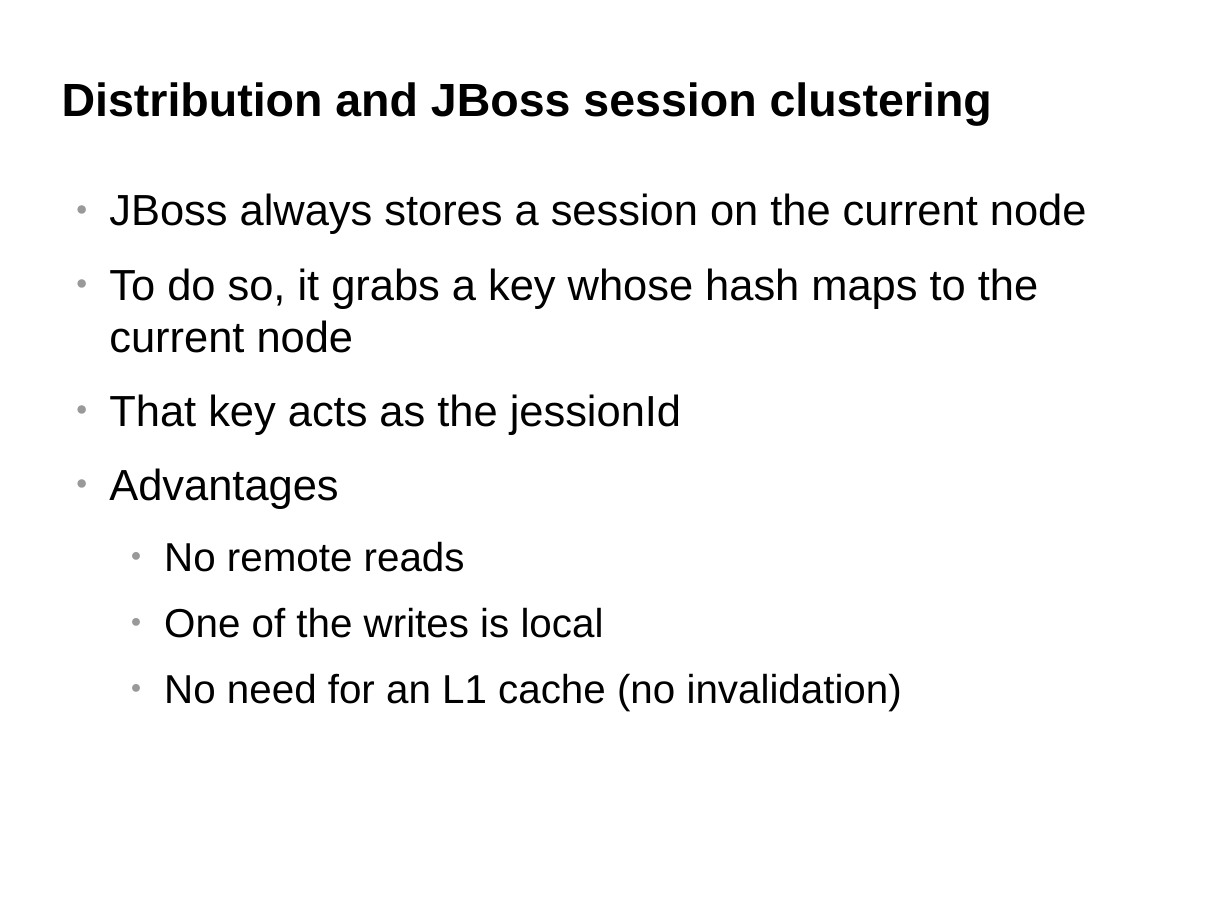
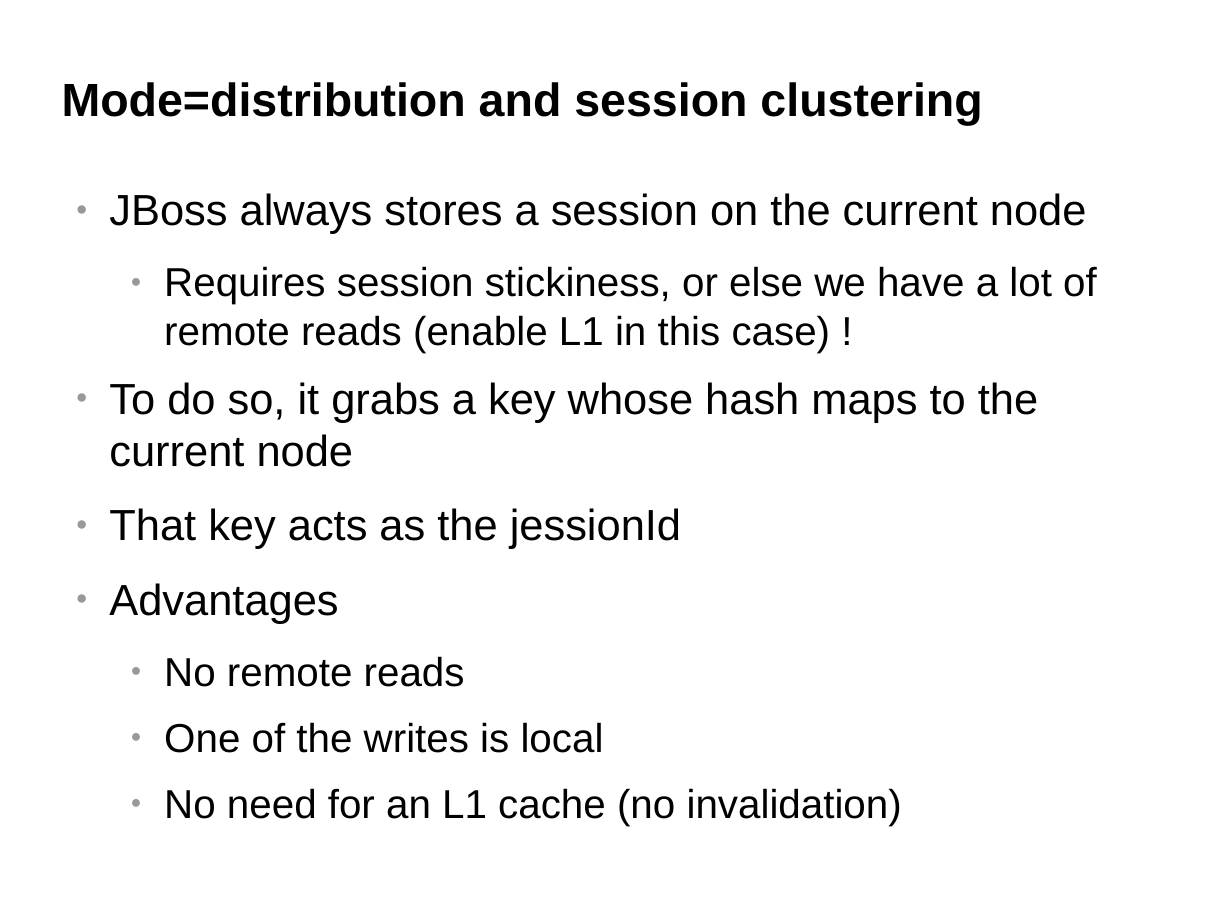
Before and after one commit to belaban/SessionPerf, a slide deck: slide 13 of docs/jbw2012.odp. Drawn at 1232x924 pixels with LibreOffice and Linux fonts; fonts in the diff are those of the drawing; background and template pictures are left out. Boxes give left, top, right and bottom in pixels: in the first picture for what was removed or moved away, otherwise in the second. Text is boxed around its words. In the diff, an @@ line names an element or a change of style, - is before the commit and + after.

Commit message:
ns

```diff
--- a/docs/jbw2012.odp
+++ b/docs/jbw2012.odp
@@ title at (62,82,982,125): text changed @@
-Distribution and JBoss session clustering
+Mode=distribution and session clustering
@@ text at (164,266,1097,353): paragraph added @@
+  ● Requires session stickiness, or else we have a lot of remote reads (enable L1 in this case) !
```
Also in this commit, not shown: 5 other slides changed, 9 slides added, 4 slides removed.
